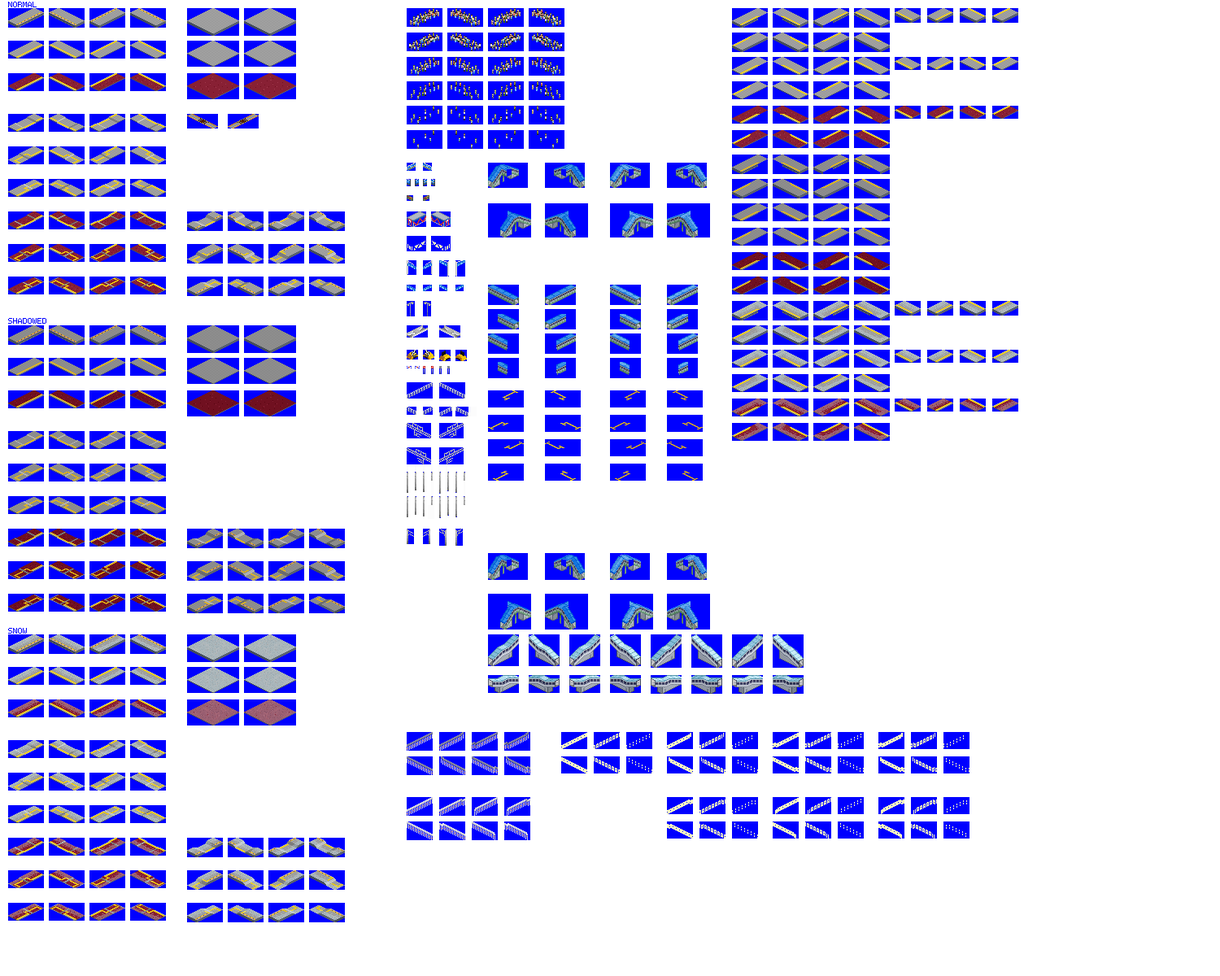
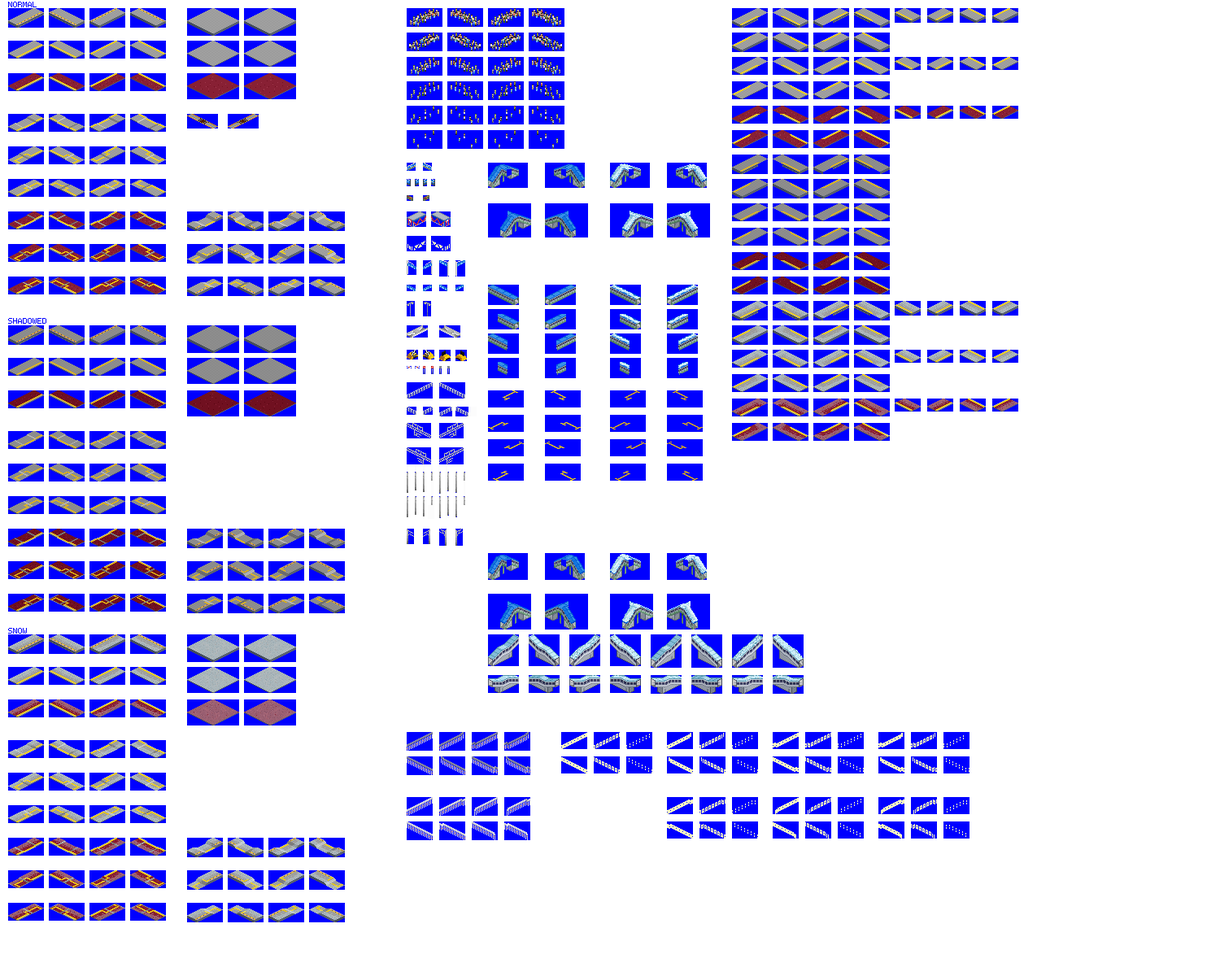
Two versions of the same layered image (1220×976). Layer-by-layer changes:
added layer "snow_overpass" above "snow" over [571, 163, 803, 681]
painted on "snow" over [571, 163, 803, 681]
